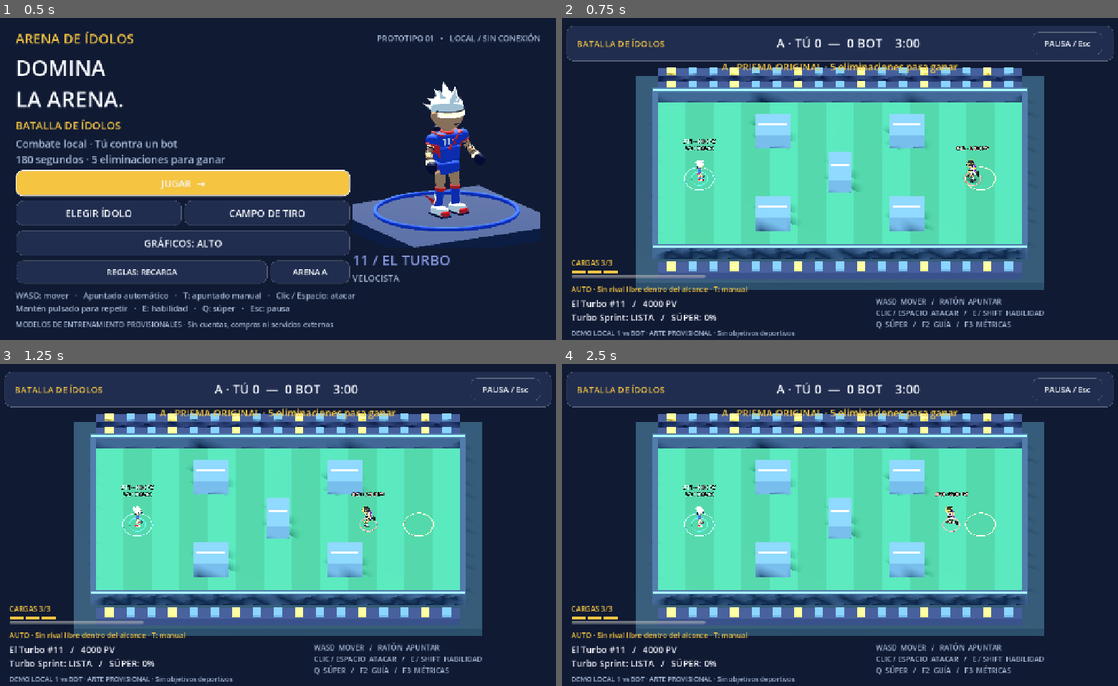
Above: before the commit, frames 1-4 (two rows, left to right).
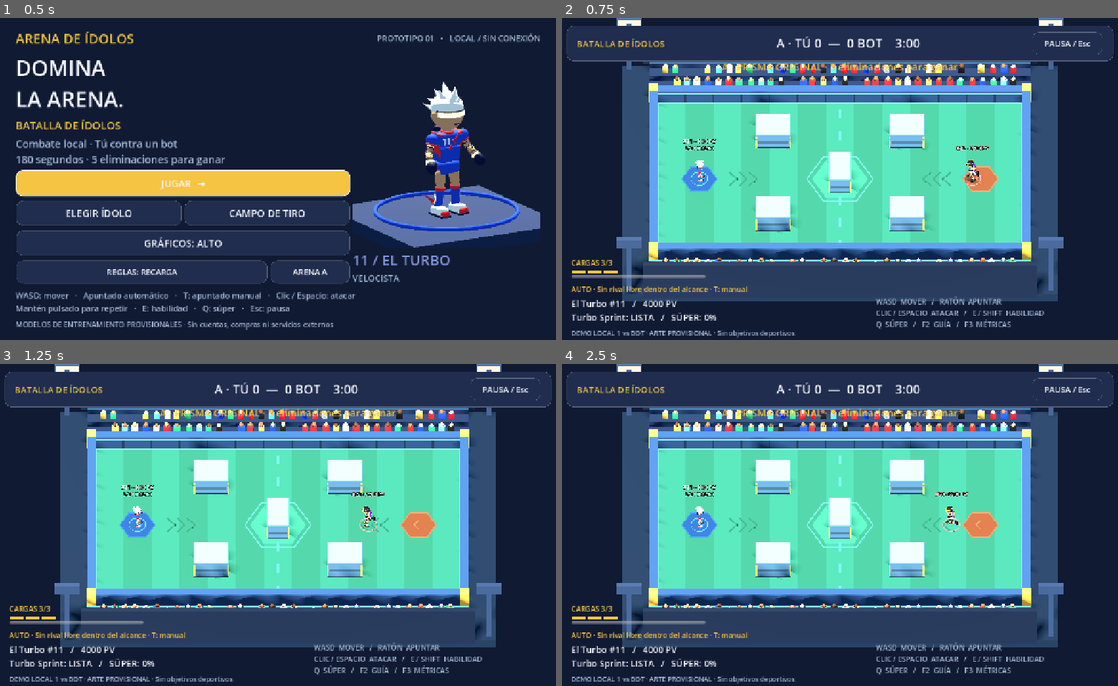
Above: after the commit, the same moments.

Repository: openweb-cl/arena-idol
Game: Godot game, scene res://scenes/menu/main.tscn
Same seed, same stepped clock (60 frames per second), same inputs: the game is played once before the commit and once after it.
Inputs:
- Up to frame 1 (0.5 s): no input
- Up to frame 2 (0.75 s): click "JUGAR →" at 0.5 s
- Up to frame 3 (1.25 s): no input
- Up to frame 4 (2.5 s): click "PAUSA / Esc" at 1.25 s; click "REVANCHA / REINICIAR" at 2 s

Frame 1 is identical in both runs. In frame 2, 24% of the frame differs, in the area x 9-91%, y 0-88%; in frame 3, 24%; in frame 4, 24%.

Commit message:
arte(handoff Codex): pitch.gd usa ArenaDressing solo para el aspecto
Los colliders, sus medidas, obstacle_index, apariciones y navegación no
cambian. Nuevo @export dressed (true por defecto); con false se conserva
el graybox anterior. verify.py: 192/192.

Co-Authored-By: Claude Opus 5.5 <noreply@anthropic.com>
Claude-Session: https://claude.ai/code/session_01T7ZWuJnwA1LxFSLsMyLdfE

Diff:
--- a/game/scripts/modes/pitch.gd
+++ b/game/scripts/modes/pitch.gd
@@ -4,14 +4,13 @@
 const HALF_WIDTH := 13.0
 const HALF_DEPTH := 7.0
 @export var definition: ArenaDefinition = preload("res://data/maps/prisma_a.tres")
+## true: aspecto artístico de ArenaDressing; false: graybox provisional anterior.
+@export var dressed := true
 
 func _ready() -> void:
-	ArenaGeometry.box(self, Vector3(0, -0.5, 0), Vector3(29, 0.8, 19), Color("152b3e"))
-	for i in 13:
-		ArenaGeometry.box(self, Vector3(-12 + i * 2, -0.04, 0), Vector3(2, 0.08, 14), Color("286756") if i % 2 else Color("2c6f5f"))
+	# Colliders: siempre los mismos, derivados del Resource (gameplay y navegación).
 	for z in [-7.2, 7.2]:
 		wall(Vector3(0, 0.6, z), Vector3(26.8, 1.2, 0.4), Color("263b56"))
-		ArenaGeometry.box(self, Vector3(0, 1.21, z), Vector3(26.6, 0.05, 0.15), Color("55c5b0"))
 	for x in [-13.2, 13.2]:
 		wall(Vector3(x, 0.6, 0), Vector3(0.4, 1.2, 14.4), Color("263b56"))
 	for index in definition.obstacles.size():
@@ -19,6 +18,21 @@
 		var center := rect.get_center()
 		var obstacle := wall(Vector3(center.x, 0.75, center.y), Vector3(rect.size.x, 1.5, rect.size.y), definition.wall_color)
 		obstacle.set_meta("obstacle_index", index)
+	if dressed:
+		# Aspecto artístico (Claude Code): solo visual, exacto sobre cada Rect2.
+		var dressing := ArenaDressing.new()
+		dressing.name = "ArenaDressing"
+		dressing.definition = definition
+		add_child(dressing)
+		return
+	# Graybox provisional anterior (dressed = false).
+	ArenaGeometry.box(self, Vector3(0, -0.5, 0), Vector3(29, 0.8, 19), Color("152b3e"))
+	for i in 13:
+		ArenaGeometry.box(self, Vector3(-12 + i * 2, -0.04, 0), Vector3(2, 0.08, 14), Color("286756") if i % 2 else Color("2c6f5f"))
+	for z in [-7.2, 7.2]:
+		ArenaGeometry.box(self, Vector3(0, 1.21, z), Vector3(26.6, 0.05, 0.15), Color("55c5b0"))
+	for rect in definition.obstacles:
+		var center := rect.get_center()
 		ArenaGeometry.box(self, Vector3(center.x, 1.51, center.y), Vector3(rect.size.x * 0.8, 0.06, 0.15), Color("9bccc3"))
 	for spawn: Vector3 in [definition.player_spawn, definition.bot_spawn]:
 		var pad := Node3D.new()
@@ -43,5 +57,6 @@
 	collider.shape = shape
 	body.add_child(collider)
 	add_child(body)
-	ArenaGeometry.box(body, Vector3.ZERO, size, color)
+	if not dressed:
+		ArenaGeometry.box(body, Vector3.ZERO, size, color)
 	return body
